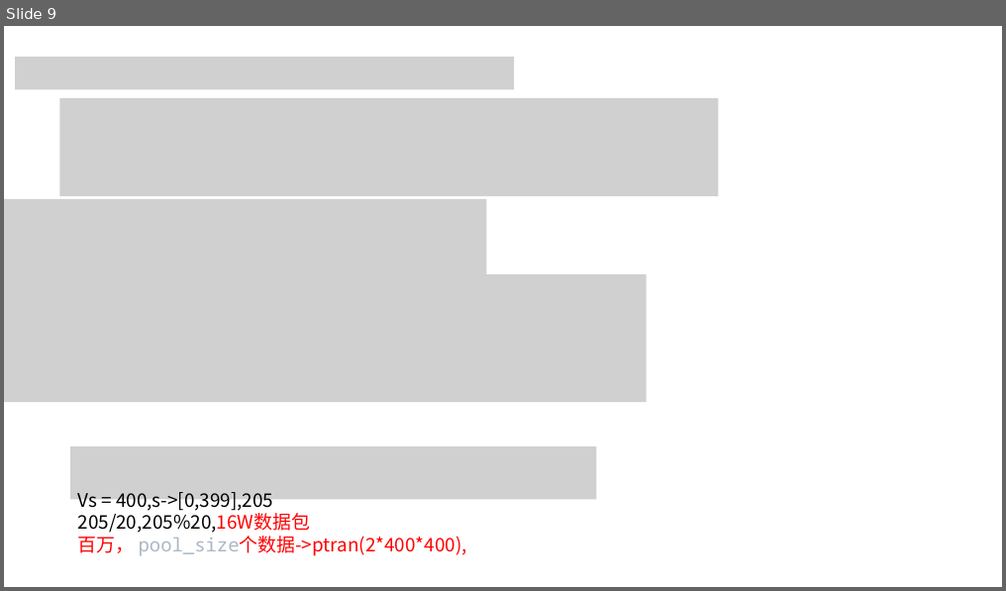
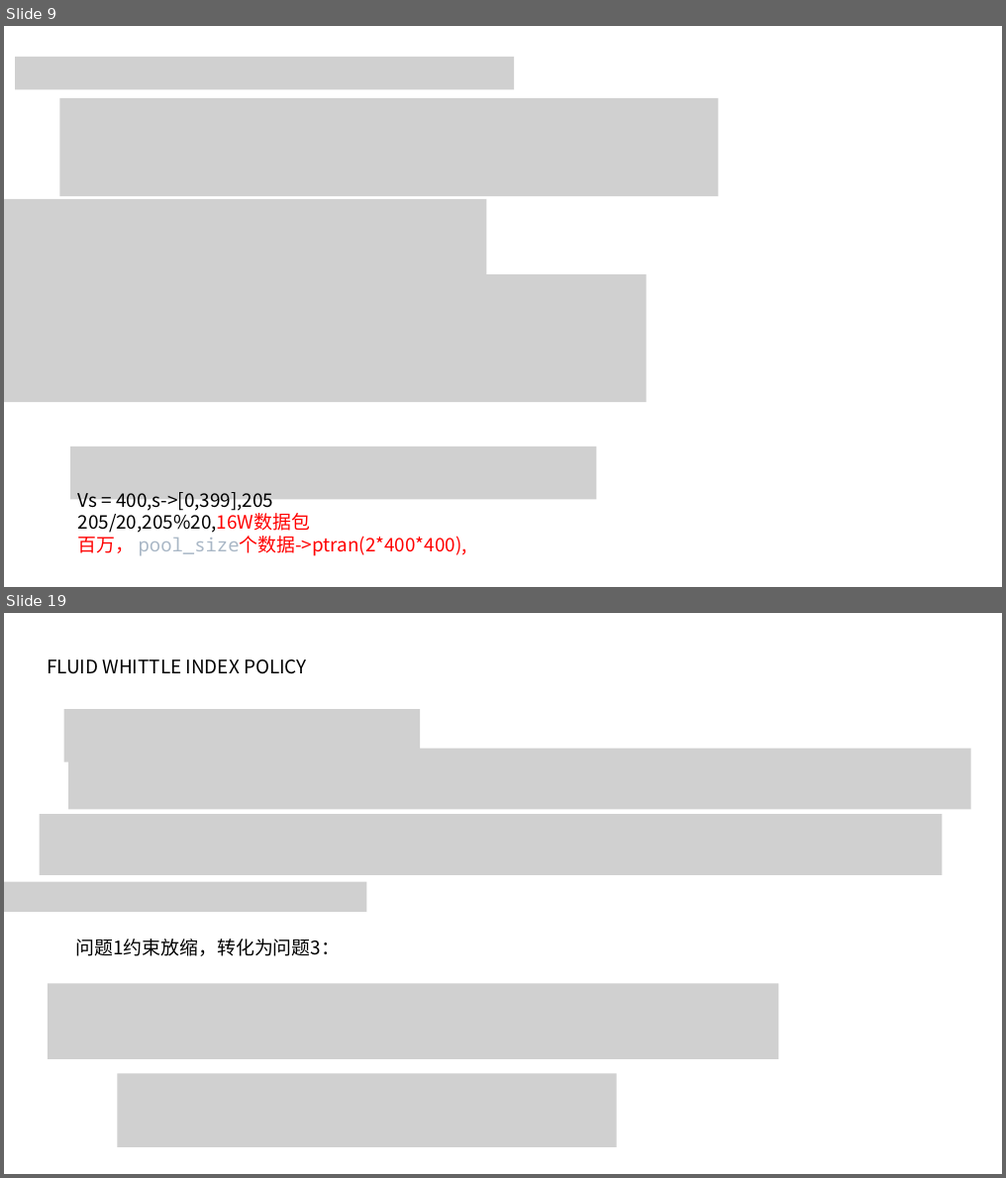
Before and after one commit to JinPeng-Zhang/RMAB, a slide deck: PPT/ECN-WI - 副本.pptx. Shown one above the other, each under a label of ours: slide 9 before the commit, slides 9 and 19 after it; the slides between them are not shown. The pictures are 1006x591 and 1006x1178 pixels, drawn with LibreOffice and Linux fonts; fonts in the diff are those of the drawing; grey boxes stand for pictures. Boxes give left, top, right and bottom in pixels: in the first picture for what was removed or moved away, otherwise in the second. Text is boxed around its words. In the diff, an @@ line names an element or a change of style, - is before the commit and + after.

```diff
--- a/PPT/ECN-WI - 副本.pptx
+++ b/PPT/ECN-WI - 副本.pptx
@@ slide 19 added at [4, 613, 1002, 1174], background #FFFFFF @@
@@ text added at [47, 660, 307, 674], 18 pt, text #000000 @@
+FLUID WHITTLE INDEX POLICY
@@ picture added at [63, 710, 420, 762] @@
@@ picture added at [68, 749, 971, 810] @@
@@ picture added at [40, 814, 943, 875] @@
@@ picture added at [4, 881, 367, 912] @@
@@ text added at [75, 939, 340, 957], 18 pt, text #000000 @@
+问题1约束放缩，转化为问题3：
@@ picture added at [48, 983, 779, 1059] @@
@@ picture added at [117, 1074, 617, 1149] @@
```
Also in this commit, not shown: 2 slides changed, 16 other slides added, 3 other files.
